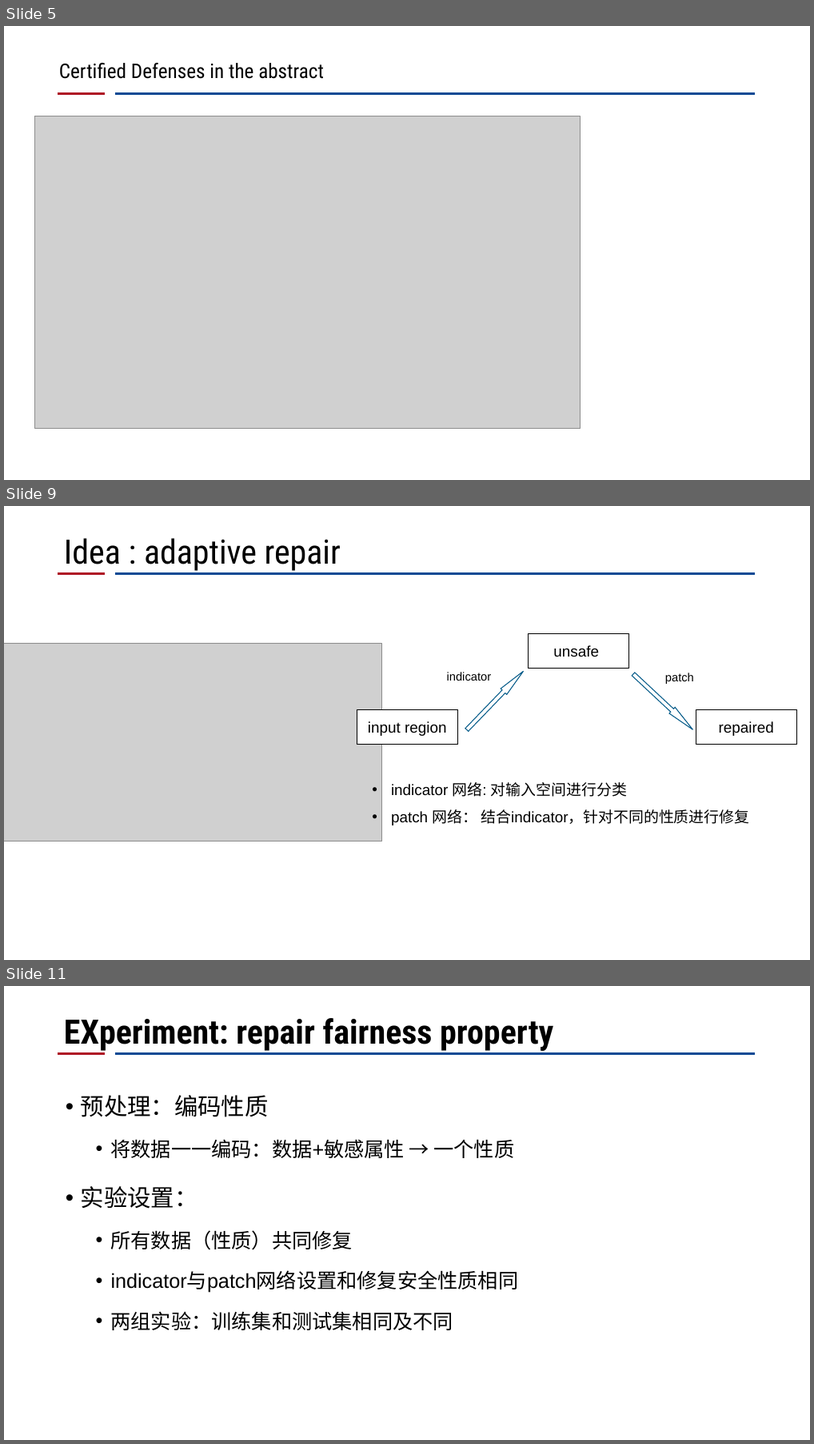
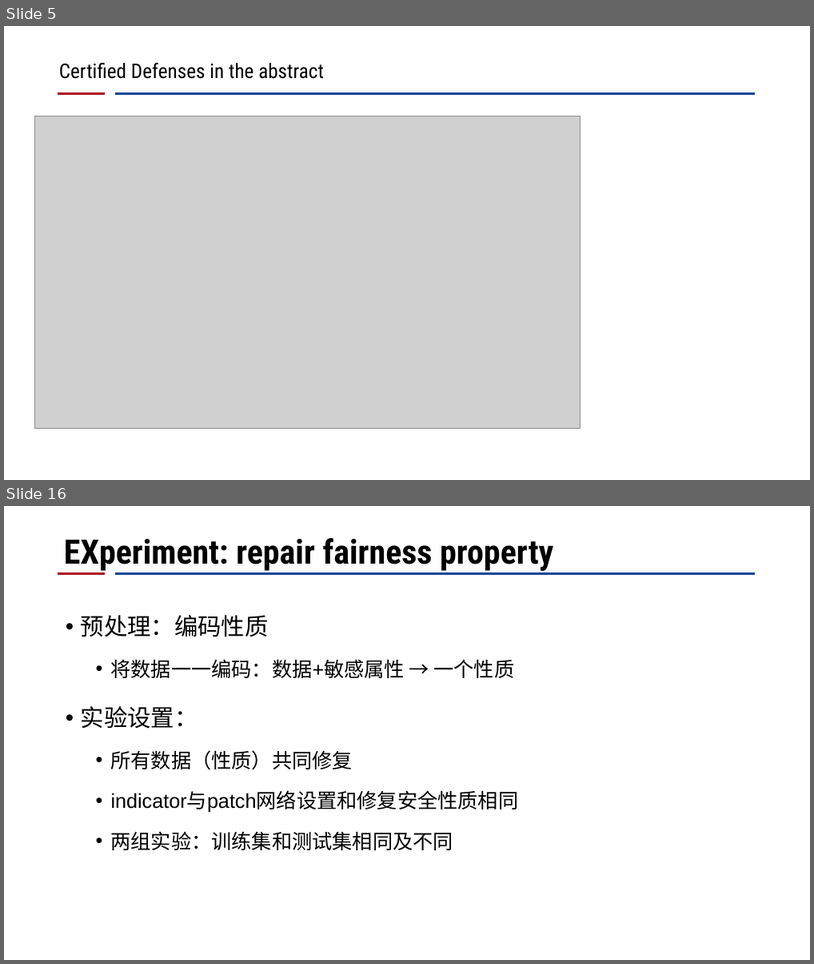
Before and after one commit to CRhapsody/Presentation_Slides, a slide deck: certified defense.pptx. Shown one above the other, each under a label of ours: slides 5, 9 and 11 before the commit, slides 5 and 16 after it; the slides between them are not shown. The pictures are 814x1444 and 814x964 pixels, drawn with LibreOffice and Linux fonts; fonts in the diff are those of the drawing; grey boxes stand for pictures; background and template pictures are left out. Boxes give left, top, right and bottom in pixels: in the first picture for what was removed or moved away, otherwise in the second. Text is boxed around its words. In the diff, an @@ line names an element or a change of style, - is before the commit and + after.

```diff
--- a/certified defense.pptx
+++ b/certified defense.pptx
@@ slide 9 removed at [4, 506, 810, 960], background #FFFFFF; not listed: 2 template elements that a slide beside it also shows @@
@@ title removed at [64, 538, 341, 571] @@
-Idea : adaptive repair
@@ picture removed at [4, 643, 382, 840] @@
@@ rectangle removed at [529, 634, 630, 668] @@
-unsafe
@@ text removed at [447, 672, 492, 680] @@
-indicator
@@ right arrow removed at [464, 668, 527, 732] @@
@@ right arrow removed at [631, 671, 697, 733] @@
@@ text removed at [666, 672, 694, 684] @@
-patch
@@ rectangle removed at [358, 710, 458, 744] @@
-input region
@@ rectangle removed at [696, 710, 797, 744] @@
-repaired
@@ text removed at [391, 782, 750, 825] @@
-• indicator 网络: 对输入空间进行分类
-• patch 网络： 结合indicator，针对不同的性质进行修复
@@ what was slide 11 is now slide 16 @@
```
Also in this commit, not shown: 4 slides changed, 8 slides added, 2 other slides removed.
